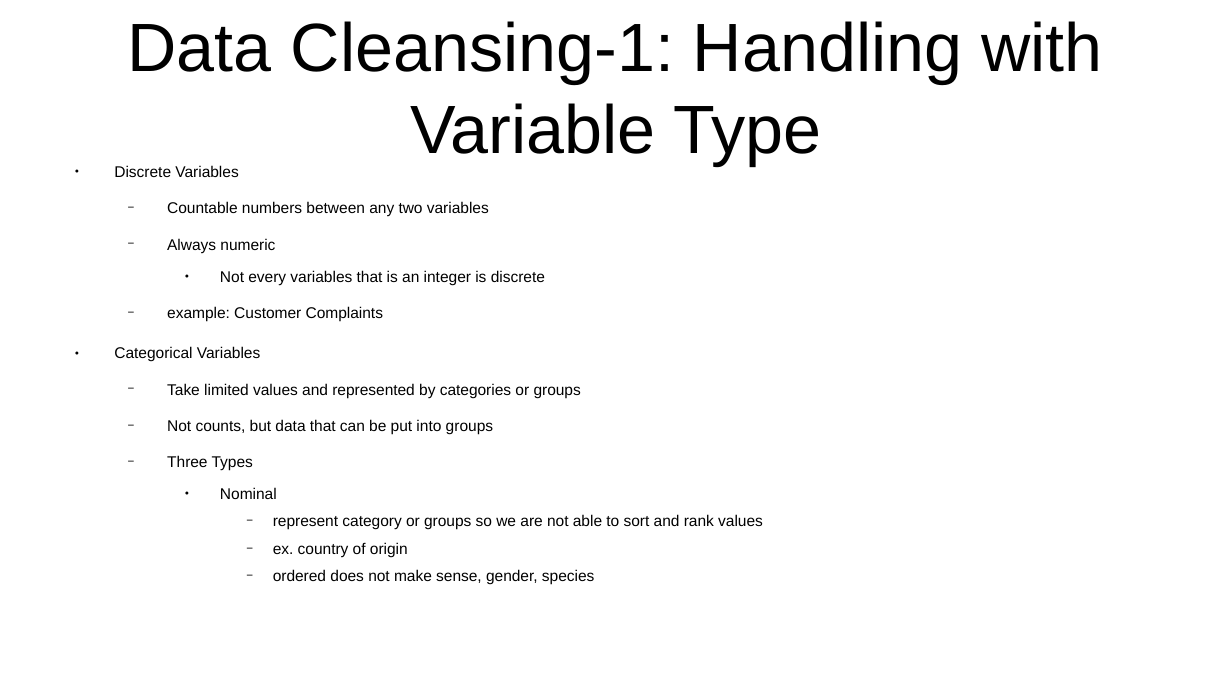
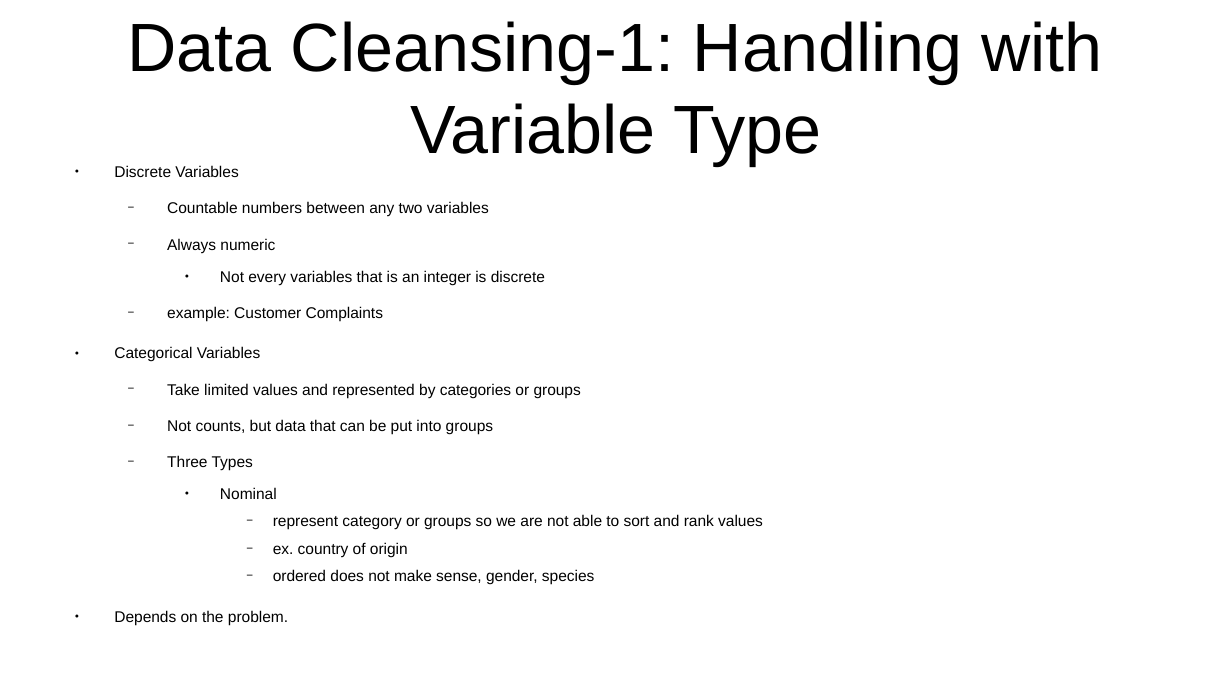
Before and after one commit to CharlesStockman/dataScience, a slide deck: slide 6 of magnimindAcademy/data_exploration/DataExploration.odp. Drawn at 1232x693 pixels with LibreOffice and Linux fonts; fonts in the diff are those of the drawing. Boxes give left, top, right and bottom in pixels: in the first picture for what was removed or moved away, otherwise in the second. Text is boxed around its words. In the diff, an @@ line names an element or a change of style, - is before the commit and + after.

```diff
--- a/magnimindAcademy/data_exploration/DataExploration.odp
+++ b/magnimindAcademy/data_exploration/DataExploration.odp
@@ text at (114,610,288,625): paragraph added @@
+● Depends on the problem.
```
Also in this commit, not shown: 5 other slides changed, 4 other files.
